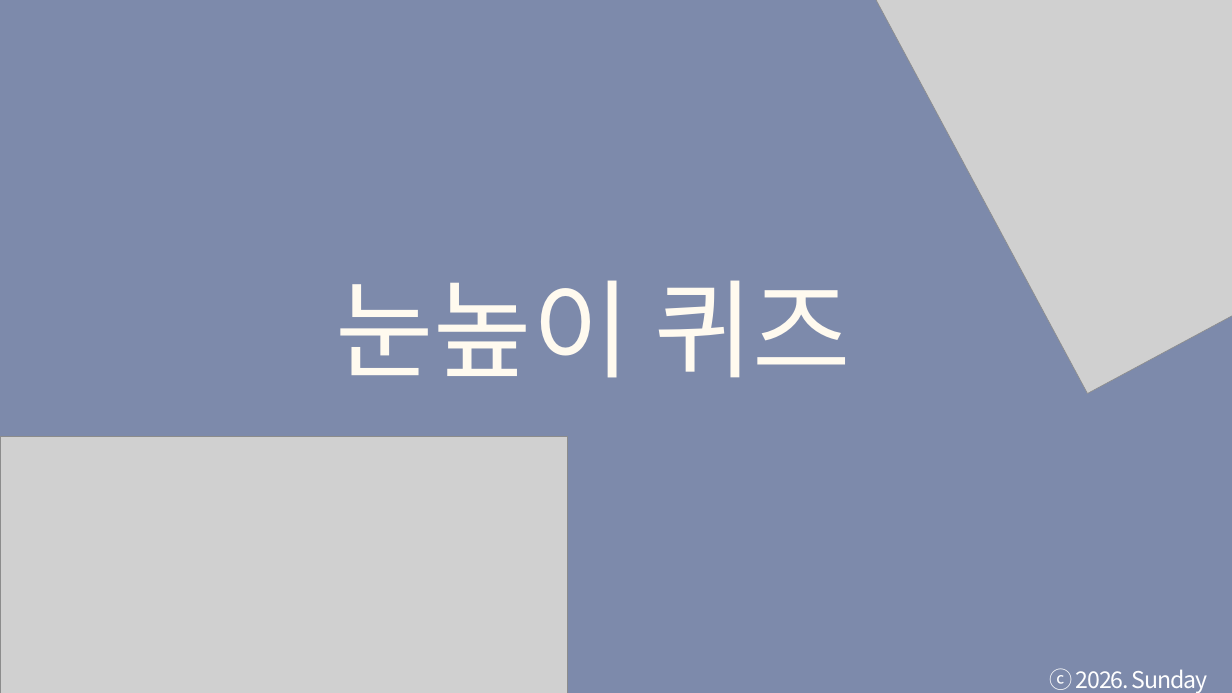
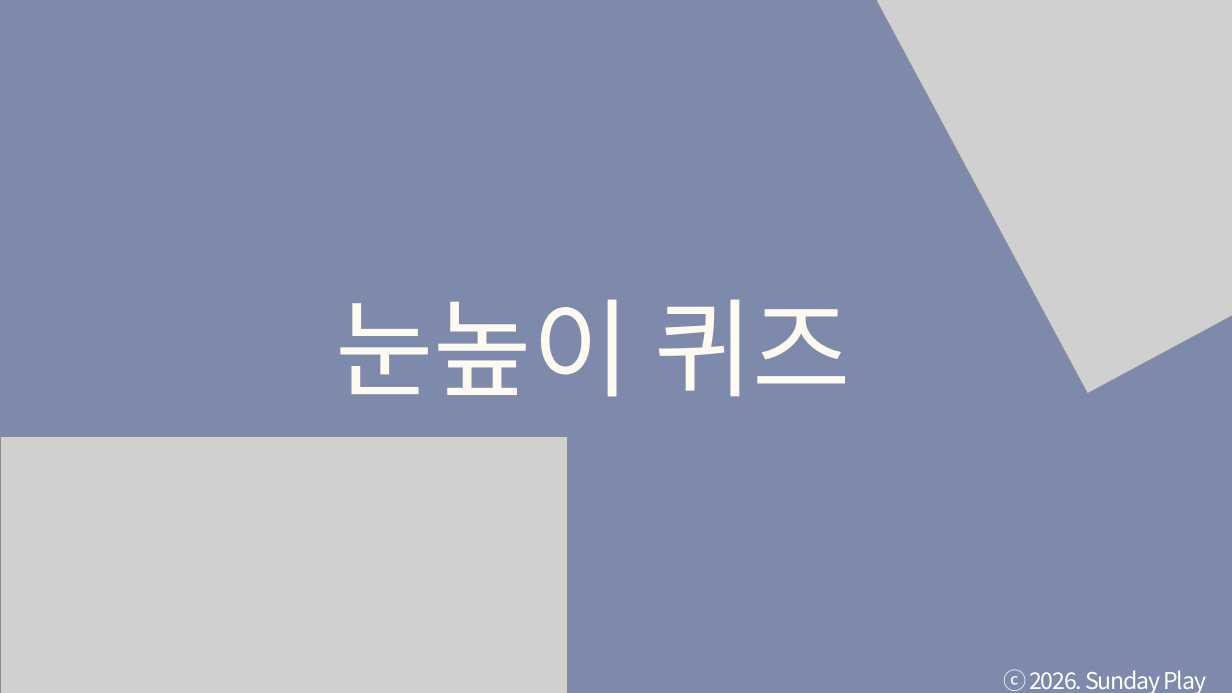
Before and after one commit to tkdgns25300/sunday_play, a slide deck: slide 4 of public/downloads/games/eye-level-quiz/rules.pptx (slide 3 before the commit). Drawn at 1232x693 pixels with LibreOffice and Linux fonts; fonts in the diff are those of the drawing; grey boxes stand for pictures. Boxes give left, top, right and bottom in pixels: in the first picture for what was removed or moved away, otherwise in the second. Text is boxed around its words. In the diff, an @@ line names an element or a change of style, - is before the commit and + after.

```diff
--- a/public/downloads/games/eye-level-quiz/rules.pptx
+++ b/public/downloads/games/eye-level-quiz/rules.pptx
@@ text "눈높이 퀴즈": place and size @@
-text "눈높이 퀴즈" at (335, 280, 851, 378)
+text "눈높이 퀴즈" at (335, 299, 851, 397)
@@ text "눈높이 퀴즈" at (335, 299, 851, 397): font Lato to Noto Sans CJK KR @@
@@ text "ⓒ 2026. Sunday Play" rewrapped from (1050, 668, 1207, 693) to (1003, 669, 1206, 693) @@
```
Also in this commit, not shown: 48 other slides changed, 1 slide added, 3 other files.
